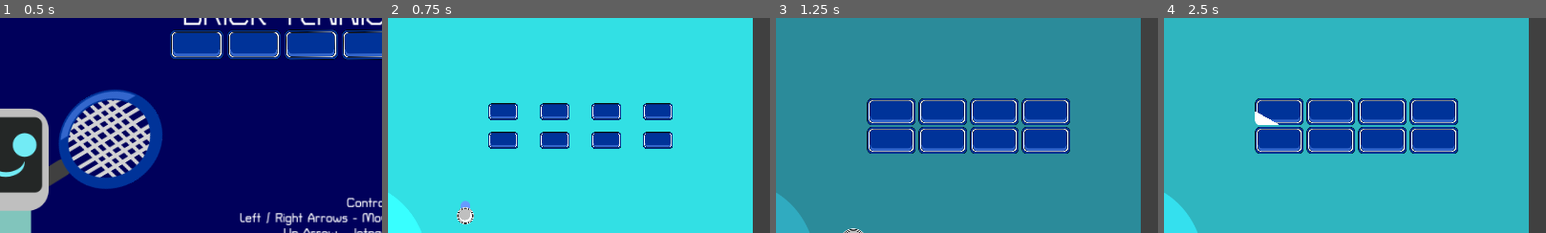
Above: before the commit, frames 1-4 (left to right).
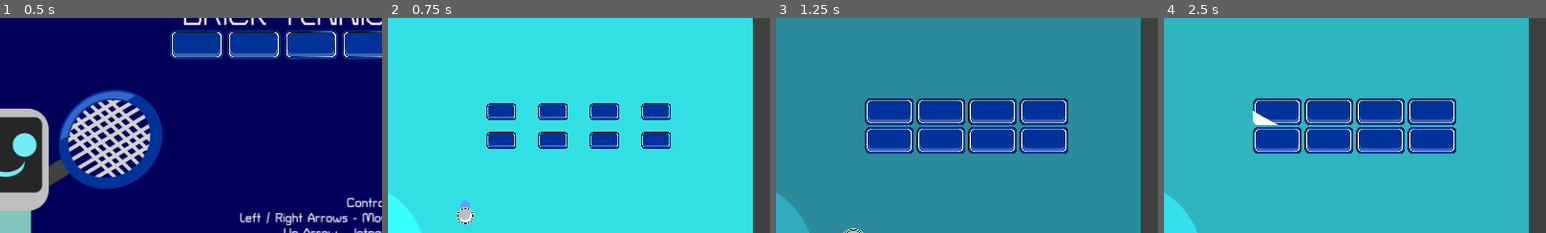
Above: after the commit, the same moments.

Repository: mathew-tran/bricktennis
Game: Godot game, scene res://Scenes/Title.tscn
Two runs of this game, one before a commit and one after it. Both use one fixed random seed, a clock stepped at 60 frames per second and the inputs below.
Inputs:
- Up to frame 1 (0.5 s): no input
- Up to frame 2 (0.75 s): click "PLAY" at 0.5 s
- Up to frame 3 (1.25 s): no input
- Up to frame 4 (2.5 s): tap Enter (pause) at 1.25 s; hold Right (move_right) 1.28-2 s; hold Up (jetpack) 1.28-2 s; click "RESTART" at 2 s
The pictures show only the part of the screen within x 46-96%, y 27-77%; the shares and areas given below are measured in that part.

Frame 1 is identical in both runs. In frame 2, 1.3% of the frame differs, in the area x 25-75%, y 39-61%; in frame 3, 2.8%, in the area x 23-77%, y 37-64%; in frame 4, 2.8%.

Commit message:
working on levels

Diff:
--- /dev/null
+++ b/Art/BrickGreen.svg
@@ -0,0 +1,66 @@
+<?xml version="1.0" encoding="UTF-8" standalone="no"?>
+<!-- Created with Inkscape (http://www.inkscape.org/) -->
+
+<svg
+   width="136.06299"
+   height="75.590546"
+   viewBox="0 0 35.999998 19.999998"
+   version="1.1"
+   id="svg1"
+   inkscape:version="1.3.2 (091e20e, 2023-11-25, custom)"
+   sodipodi:docname="TestScene.svg"
+   xml:space="preserve"
+   xmlns:inkscape="http://www.inkscape.org/namespaces/inkscape"
+   xmlns:sodipodi="http://sodipodi.sourceforge.net/DTD/sodipodi-0.dtd"
+   xmlns="http://www.w3.org/2000/svg"
+   xmlns:svg="http://www.w3.org/2000/svg"><sodipodi:namedview
+     id="namedview1"
+     pagecolor="#ffffff"
+     bordercolor="#000000"
+     borderopacity="0.25"
+     inkscape:showpageshadow="2"
+     inkscape:pageopacity="0.0"
+     inkscape:pagecheckerboard="0"
+     inkscape:deskcolor="#d1d1d1"
+     inkscape:document-units="mm"
+     inkscape:zoom="1.4378367"
+     inkscape:cx="223.94755"
+     inkscape:cy="1085.311"
+     inkscape:window-width="1920"
+     inkscape:window-height="1010"
+     inkscape:window-x="1699"
+     inkscape:window-y="-6"
+     inkscape:window-maximized="1"
+     inkscape:current-layer="layer1" /><defs
+     id="defs1" /><g
+     inkscape:label="Layer 1"
+     inkscape:groupmode="layer"
+     id="layer1"
+     transform="translate(-136.68221,-78.70382)"><rect
+       style="fill:#00cc00;fill-opacity:1;fill-rule:evenodd;stroke:#000000;stroke-width:0.593539;stroke-linecap:square;stroke-linejoin:round;paint-order:stroke fill markers"
+       id="rect16"
+       width="35.40646"
+       height="19.40646"
+       x="136.97897"
+       y="79.000587"
+       ry="3.5449636"
+       inkscape:export-filename="BrickPurple.svg"
+       inkscape:export-xdpi="96"
+       inkscape:export-ydpi="96" /><rect
+       style="fill:#ffffff;fill-rule:evenodd;stroke:#000000;stroke-width:0.531782;stroke-linecap:square;stroke-linejoin:round;paint-order:stroke fill markers"
+       id="rect18"
+       width="33.213406"
+       height="16.606703"
+       x="138.00642"
+       y="80.304092"
+       ry="3.0335343" /><rect
+       style="fill:#00cc00;fill-opacity:1;fill-rule:evenodd;stroke:#000000;stroke-width:0.499999;stroke-linecap:square;stroke-linejoin:round;paint-order:stroke fill markers"
+       id="rect30"
+       width="31.228359"
+       height="15.61418"
+       x="138.90135"
+       y="80.808685"
+       ry="2.8522305" /><path
+       id="path30"
+       style="fill:#77ff77;fill-opacity:1;fill-rule:evenodd;stroke:none;stroke-width:0.4913;stroke-linecap:square;stroke-linejoin:round;paint-order:stroke fill markers"
+       d="m 139.17293,91.9792 v 1.26589 c 0,1.55263 1.25027,2.80239 2.80291,2.80239 h 25.07943 c 1.55263,0 2.80291,-1.24976 2.80291,-2.80239 V 91.9792 c 0,1.55265 -1.25028,2.80291 -2.80291,2.80291 h -25.07943 c -1.55264,0 -2.80291,-1.25026 -2.80291,-2.80291 z" /></g></svg>
--- a/Levels/1.tscn
+++ b/Levels/1.tscn
@@ -1,80 +1,41 @@
-[gd_scene load_steps=4 format=3 uid="uid://d2rrt45a8j4ef"]
+[gd_scene load_steps=4 format=3 uid="uid://cbistoauam1ii"]
 
-[ext_resource type="PackedScene" uid="uid://de2jnlnc8fvw3" path="res://Prefab/Brick.tscn" id="1_tpnxj"]
-[ext_resource type="Script" path="res://Scripts/Level.gd" id="1_vphot"]
-[ext_resource type="PackedScene" uid="uid://dr6xkalt84ha0" path="res://Prefab/BrickPurple.tscn" id="3_7fvgg"]
+[ext_resource type="Script" path="res://Scripts/Level.gd" id="1_mrfdb"]
+[ext_resource type="PackedScene" uid="uid://c3hi1rabn286t" path="res://Prefab/BrickGreen.tscn" id="2_dokq1"]
+[ext_resource type="PackedScene" uid="uid://de2jnlnc8fvw3" path="res://Prefab/Brick.tscn" id="2_dw065"]
 
 [node name="Grid" type="Panel"]
 custom_minimum_size = Vector2(1800, 800)
-script = ExtResource("1_vphot")
-ColorToTweenTo = Color(0, 0, 0.870588, 1)
+script = ExtResource("1_mrfdb")
+ColorToTweenTo = Color(0.248904, 0.119241, 0.58213, 1)
 metadata/_edit_lock_ = true
 
-[node name="Brick" parent="." instance=ExtResource("1_tpnxj")]
-position = Vector2(828, 380)
+[node name="BrickGreen" parent="." instance=ExtResource("2_dokq1")]
+position = Vector2(72, 340)
 
-[node name="Brick7" parent="." instance=ExtResource("1_tpnxj")]
-position = Vector2(684, 380)
+[node name="BrickGreen2" parent="." instance=ExtResource("2_dokq1")]
+position = Vector2(72, 420)
 
-[node name="Brick8" parent="." instance=ExtResource("1_tpnxj")]
-position = Vector2(1260, 380)
+[node name="BrickGreen3" parent="." instance=ExtResource("2_dokq1")]
+position = Vector2(72, 500)
 
-[node name="Brick9" parent="." instance=ExtResource("1_tpnxj")]
-position = Vector2(1116, 300)
+[node name="BrickGreen4" parent="." instance=ExtResource("2_dokq1")]
+position = Vector2(1728, 340)
 
-[node name="Brick10" parent="." instance=ExtResource("1_tpnxj")]
-position = Vector2(828, 300)
+[node name="BrickGreen5" parent="." instance=ExtResource("2_dokq1")]
+position = Vector2(1728, 420)
 
-[node name="Brick2" parent="." instance=ExtResource("1_tpnxj")]
-position = Vector2(972, 380)
+[node name="BrickGreen6" parent="." instance=ExtResource("2_dokq1")]
+position = Vector2(1728, 500)
 
-[node name="Brick3" parent="." instance=ExtResource("1_tpnxj")]
-position = Vector2(1116, 380)
+[node name="Brick" parent="." instance=ExtResource("2_dw065")]
+position = Vector2(216, 420)
 
-[node name="Brick5" parent="." instance=ExtResource("1_tpnxj")]
-position = Vector2(972, 460)
+[node name="Brick2" parent="." instance=ExtResource("2_dw065")]
+position = Vector2(1584, 420)
 
-[node name="Brick6" parent="." instance=ExtResource("1_tpnxj")]
-position = Vector2(828, 460)
+[node name="Brick3" parent="." instance=ExtResource("2_dw065")]
+position = Vector2(1728, 580)
 
-[node name="Brick11" parent="." instance=ExtResource("1_tpnxj")]
-position = Vector2(1116, 460)
-
-[node name="Brick12" parent="." instance=ExtResource("1_tpnxj")]
-position = Vector2(972, 540)
-
-[node name="Brick13" parent="." instance=ExtResource("1_tpnxj")]
-position = Vector2(1404, 300)
-
-[node name="Brick14" parent="." instance=ExtResource("1_tpnxj")]
-position = Vector2(540, 300)
-
-[node name="Brick15" parent="." instance=ExtResource("1_tpnxj")]
-position = Vector2(540, 220)
-
-[node name="Brick16" parent="." instance=ExtResource("1_tpnxj")]
-position = Vector2(684, 220)
-
-[node name="Brick17" parent="." instance=ExtResource("1_tpnxj")]
-position = Vector2(828, 220)
-
-[node name="Brick18" parent="." instance=ExtResource("1_tpnxj")]
-position = Vector2(1116, 220)
-
-[node name="Brick19" parent="." instance=ExtResource("1_tpnxj")]
-position = Vector2(1260, 220)
-
-[node name="Brick20" parent="." instance=ExtResource("1_tpnxj")]
-position = Vector2(1404, 220)
-
-[node name="Brick21" parent="." instance=ExtResource("1_tpnxj")]
-position = Vector2(1260, 140)
-
-[node name="Brick22" parent="." instance=ExtResource("1_tpnxj")]
-position = Vector2(684, 140)
-
-[node name="BrickPurple" parent="." instance=ExtResource("3_7fvgg")]
-position = Vector2(1260, 300)
-
-[node name="BrickPurple2" parent="." instance=ExtResource("3_7fvgg")]
-position = Vector2(684, 300)
+[node name="Brick4" parent="." instance=ExtResource("2_dw065")]
+position = Vector2(72, 580)
--- /dev/null
+++ b/Levels/3.tscn
@@ -0,0 +1,80 @@
+[gd_scene load_steps=4 format=3 uid="uid://d2rrt45a8j4ef"]
+
+[ext_resource type="PackedScene" uid="uid://de2jnlnc8fvw3" path="res://Prefab/Brick.tscn" id="1_tpnxj"]
+[ext_resource type="Script" path="res://Scripts/Level.gd" id="1_vphot"]
+[ext_resource type="PackedScene" uid="uid://dr6xkalt84ha0" path="res://Prefab/BrickPurple.tscn" id="3_7fvgg"]
+
+[node name="Grid" type="Panel"]
+custom_minimum_size = Vector2(1800, 800)
+script = ExtResource("1_vphot")
+ColorToTweenTo = Color(0, 0, 0.870588, 1)
+metadata/_edit_lock_ = true
+
+[node name="Brick" parent="." instance=ExtResource("1_tpnxj")]
+position = Vector2(828, 380)
+
+[node name="Brick7" parent="." instance=ExtResource("1_tpnxj")]
+position = Vector2(684, 380)
+
+[node name="Brick8" parent="." instance=ExtResource("1_tpnxj")]
+position = Vector2(1260, 380)
+
+[node name="Brick9" parent="." instance=ExtResource("1_tpnxj")]
+position = Vector2(1116, 300)
+
+[node name="Brick10" parent="." instance=ExtResource("1_tpnxj")]
+position = Vector2(828, 300)
+
+[node name="Brick2" parent="." instance=ExtResource("1_tpnxj")]
+position = Vector2(972, 380)
+
+[node name="Brick3" parent="." instance=ExtResource("1_tpnxj")]
+position = Vector2(1116, 380)
+
+[node name="Brick5" parent="." instance=ExtResource("1_tpnxj")]
+position = Vector2(972, 460)
+
+[node name="Brick6" parent="." instance=ExtResource("1_tpnxj")]
+position = Vector2(828, 460)
+
+[node name="Brick11" parent="." instance=ExtResource("1_tpnxj")]
+position = Vector2(1116, 460)
+
+[node name="Brick12" parent="." instance=ExtResource("1_tpnxj")]
+position = Vector2(972, 540)
+
+[node name="Brick13" parent="." instance=ExtResource("1_tpnxj")]
+position = Vector2(1404, 300)
+
+[node name="Brick14" parent="." instance=ExtResource("1_tpnxj")]
+position = Vector2(540, 300)
+
+[node name="Brick15" parent="." instance=ExtResource("1_tpnxj")]
+position = Vector2(540, 220)
+
+[node name="Brick16" parent="." instance=ExtResource("1_tpnxj")]
+position = Vector2(684, 220)
+
+[node name="Brick17" parent="." instance=ExtResource("1_tpnxj")]
+position = Vector2(828, 220)
+
+[node name="Brick18" parent="." instance=ExtResource("1_tpnxj")]
+position = Vector2(1116, 220)
+
+[node name="Brick19" parent="." instance=ExtResource("1_tpnxj")]
+position = Vector2(1260, 220)
+
+[node name="Brick20" parent="." instance=ExtResource("1_tpnxj")]
+position = Vector2(1404, 220)
+
+[node name="Brick21" parent="." instance=ExtResource("1_tpnxj")]
+position = Vector2(1260, 140)
+
+[node name="Brick22" parent="." instance=ExtResource("1_tpnxj")]
+position = Vector2(684, 140)
+
+[node name="BrickPurple" parent="." instance=ExtResource("3_7fvgg")]
+position = Vector2(1260, 300)
+
+[node name="BrickPurple2" parent="." instance=ExtResource("3_7fvgg")]
+position = Vector2(684, 300)
--- /dev/null
+++ b/Prefab/BrickGreen.tscn
@@ -0,0 +1,35 @@
+[gd_scene load_steps=7 format=3 uid="uid://c3hi1rabn286t"]
+
+[ext_resource type="Script" path="res://Scripts/Brick.gd" id="1_o28vh"]
+[ext_resource type="Material" uid="uid://cbvcffm1mio2w" path="res://Shader/Brick.tres" id="2_s021u"]
+[ext_resource type="Texture2D" uid="uid://dsig6a78y6mvn" path="res://Art/BrickGreen.svg" id="3_vc43j"]
+[ext_resource type="PackedScene" uid="uid://320ja1wtdbl4" path="res://Prefab/BrickParticle.tscn" id="4_77jn2"]
+[ext_resource type="AudioStream" uid="uid://douqk3ux1eynh" path="res://Audio/SFX/laser2.mp3" id="5_3y066"]
+
+[sub_resource type="RectangleShape2D" id="RectangleShape2D_5q150"]
+size = Vector2(135, 70)
+
+[node name="BrickGreen" type="StaticBody2D"]
+collision_mask = 9
+script = ExtResource("1_o28vh")
+PointsGained = 35
+
+[node name="Area2D" type="Area2D" parent="."]
+
+[node name="CollisionShape2D" type="CollisionShape2D" parent="Area2D"]
+shape = SubResource("RectangleShape2D_5q150")
+
+[node name="CollisionShape2D" type="CollisionShape2D" parent="."]
+shape = SubResource("RectangleShape2D_5q150")
+
+[node name="Sprite2D" type="Sprite2D" parent="."]
+material = ExtResource("2_s021u")
+texture = ExtResource("3_vc43j")
+
+[node name="CPUParticles2D" parent="." instance=ExtResource("4_77jn2")]
+
+[node name="AudioStreamPlayer2D" type="AudioStreamPlayer2D" parent="."]
+stream = ExtResource("5_3y066")
+pitch_scale = 1.2
+
+[connection signal="body_entered" from="Area2D" to="." method="_on_area_2d_body_entered"]
--- a/Scripts/GameManager.gd
+++ b/Scripts/GameManager.gd
@@ -22,7 +22,7 @@
 	if Levels.size() > 0:
 		var instance = load("res://Levels/" + str(Levels[0]) + ".tscn").instantiate()
 		add_child(instance)
-		instance.global_position.x += 70
+		instance.global_position.x += 65
 		Levels.pop_front()
 		instance.LevelComplete.connect(OnLevelComplete)
 
Not shown, added: Art/BrickGreen.svg.import
